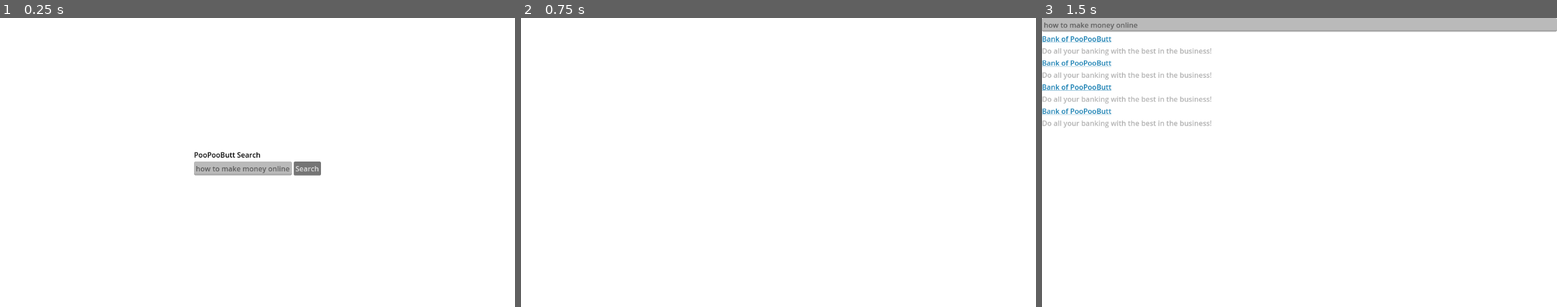
Above: before the commit, frames 1-3 (left to right).
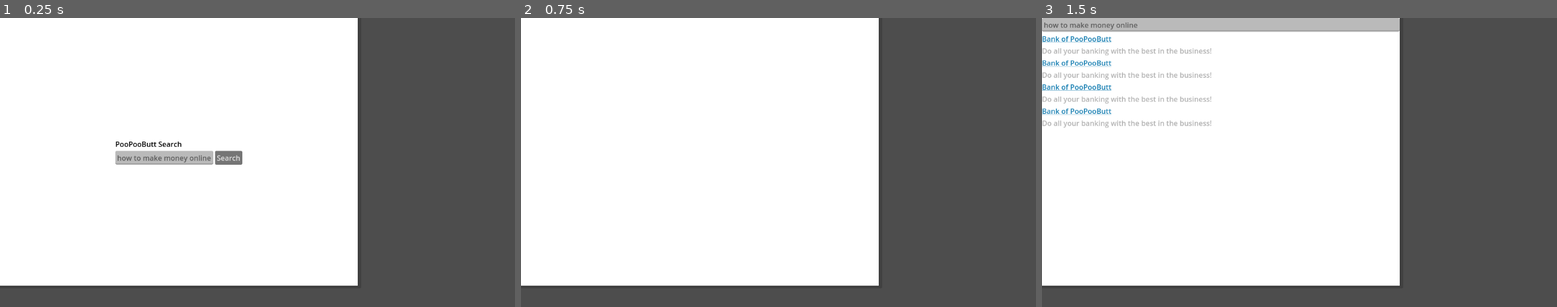
Above: after the commit, the same moments.

Repository: zsmitty2020/SSUFamJam25
Game: Godot game, scene res://Windows/Search/search_window.tscn
The game is run twice, just before and just after one commit, with the same random seed, the same clock (stepped at 60 frames per second) and the same inputs.
Inputs:
- Up to frame 1 (0.25 s): no input
- Up to frame 2 (0.75 s): click "Search" at 0.5 s
- Up to frame 3 (1.5 s): tap Enter at 1.25 s

The runs differ from the first frame. In frame 1, 38% of the frame differs, in the area x 0-100%, y 0-100%; in frame 2, 36%; in frame 3, 36%.

Commit message:
added autoload to hold data between scenes

Diff:
--- a/ssu-fam-jam-game-godot-project/Windows/Search/search_window.gd
+++ b/ssu-fam-jam-game-godot-project/Windows/Search/search_window.gd
@@ -6,3 +6,7 @@
 	$SearchResults.visible = true
 	await get_tree().create_timer(0.75).timeout
 	$SearchResults/VBoxContainer.visible = true
+
+
+func _on_url_meta_clicked(_meta: Variant) -> void:
+	pass
--- a/ssu-fam-jam-game-godot-project/Windows/Search/search_window.tscn
+++ b/ssu-fam-jam-game-godot-project/Windows/Search/search_window.tscn
@@ -8,7 +8,12 @@
 [sub_resource type="GradientTexture1D" id="GradientTexture1D_0ftlf"]
 gradient = SubResource("Gradient_kj3s0")
 
-[node name="SearchWindow" type="TextureRect"]
+[node name="Window" type="Window"]
+oversampling_override = 1.0
+title = "PooPooButt Search"
+size = Vector2i(800, 600)
+
+[node name="SearchWindow" type="TextureRect" parent="."]
 anchors_preset = 15
 anchor_right = 1.0
 anchor_bottom = 1.0
@@ -17,7 +22,7 @@
 texture = SubResource("GradientTexture1D_0ftlf")
 script = ExtResource("1_0ftlf")
 
-[node name="MainSearchScreen" type="CenterContainer" parent="."]
+[node name="MainSearchScreen" type="CenterContainer" parent="SearchWindow"]
 layout_mode = 1
 anchors_preset = 15
 anchor_right = 1.0
@@ -25,29 +30,29 @@
 grow_horizontal = 2
 grow_vertical = 2
 
-[node name="VBoxContainer" type="VBoxContainer" parent="MainSearchScreen"]
+[node name="VBoxContainer" type="VBoxContainer" parent="SearchWindow/MainSearchScreen"]
 layout_mode = 2
 
-[node name="Label" type="Label" parent="MainSearchScreen/VBoxContainer"]
+[node name="Label" type="Label" parent="SearchWindow/MainSearchScreen/VBoxContainer"]
 layout_mode = 2
 theme_override_colors/font_color = Color(0, 0, 0, 1)
 text = "PooPooButt Search"
 
-[node name="HBoxContainer" type="HBoxContainer" parent="MainSearchScreen/VBoxContainer"]
+[node name="HBoxContainer" type="HBoxContainer" parent="SearchWindow/MainSearchScreen/VBoxContainer"]
 layout_mode = 2
 
-[node name="LineEdit" type="LineEdit" parent="MainSearchScreen/VBoxContainer/HBoxContainer"]
+[node name="LineEdit" type="LineEdit" parent="SearchWindow/MainSearchScreen/VBoxContainer/HBoxContainer"]
 layout_mode = 2
 theme_override_colors/font_uneditable_color = Color(0, 0, 0, 0.5019608)
 text = "how to make money online"
 editable = false
 expand_to_text_length = true
 
-[node name="Button" type="Button" parent="MainSearchScreen/VBoxContainer/HBoxContainer"]
+[node name="Button" type="Button" parent="SearchWindow/MainSearchScreen/VBoxContainer/HBoxContainer"]
 layout_mode = 2
 text = "Search"
 
-[node name="SearchResults" type="ScrollContainer" parent="."]
+[node name="SearchResults" type="ScrollContainer" parent="SearchWindow"]
 visible = false
 layout_mode = 1
 anchors_preset = 15
@@ -56,23 +61,23 @@
 grow_horizontal = 2
 grow_vertical = 2
 
-[node name="VBoxContainer" type="VBoxContainer" parent="SearchResults"]
+[node name="VBoxContainer" type="VBoxContainer" parent="SearchWindow/SearchResults"]
 visible = false
 layout_mode = 2
 size_flags_horizontal = 3
 alignment = 1
 
-[node name="LineEdit" type="LineEdit" parent="SearchResults/VBoxContainer"]
+[node name="LineEdit" type="LineEdit" parent="SearchWindow/SearchResults/VBoxContainer"]
 layout_mode = 2
 theme_override_colors/font_uneditable_color = Color(0, 0, 0, 0.5019608)
 text = "how to make money online"
 editable = false
 expand_to_text_length = true
 
-[node name="Item" type="VBoxContainer" parent="SearchResults/VBoxContainer"]
+[node name="Item" type="VBoxContainer" parent="SearchWindow/SearchResults/VBoxContainer"]
 layout_mode = 2
 
-[node name="Url" type="RichTextLabel" parent="SearchResults/VBoxContainer/Item"]
+[node name="Url" type="RichTextLabel" parent="SearchWindow/SearchResults/VBoxContainer/Item"]
 layout_mode = 2
 theme_override_colors/default_color = Color(0.08267499, 0.4922912, 0.6973153, 1)
 bbcode_enabled = true
@@ -80,17 +85,17 @@
 "
 fit_content = true
 
-[node name="Description" type="RichTextLabel" parent="SearchResults/VBoxContainer/Item"]
+[node name="Description" type="RichTextLabel" parent="SearchWindow/SearchResults/VBoxContainer/Item"]
 layout_mode = 2
 theme_override_colors/default_color = Color(0.6941206, 0.6941206, 0.6941205, 1)
 bbcode_enabled = true
 text = "Do all your banking with the best in the business!"
 fit_content = true
 
-[node name="Item2" type="VBoxContainer" parent="SearchResults/VBoxContainer"]
+[node name="Item2" type="VBoxContainer" parent="SearchWindow/SearchResults/VBoxContainer"]
 layout_mode = 2
 
-[node name="Url" type="RichTextLabel" parent="SearchResults/VBoxContainer/Item2"]
+[node name="Url" type="RichTextLabel" parent="SearchWindow/SearchResults/VBoxContainer/Item2"]
 layout_mode = 2
 theme_override_colors/default_color = Color(0.08267499, 0.4922912, 0.6973153, 1)
 bbcode_enabled = true
@@ -98,17 +103,17 @@
 "
 fit_content = true
 
-[node name="Description" type="RichTextLabel" parent="SearchResults/VBoxContainer/Item2"]
+[node name="Description" type="RichTextLabel" parent="SearchWindow/SearchResults/VBoxContainer/Item2"]
 layout_mode = 2
 theme_override_colors/default_color = Color(0.6941206, 0.6941206, 0.6941205, 1)
 bbcode_enabled = true
 text = "Do all your banking with the best in the business!"
 fit_content = true
 
-[node name="Item3" type="VBoxContainer" parent="SearchResults/VBoxContainer"]
+[node name="Item3" type="VBoxContainer" parent="SearchWindow/SearchResults/VBoxContainer"]
 layout_mode = 2
 
-[node name="Url" type="RichTextLabel" parent="SearchResults/VBoxContainer/Item3"]
+[node name="Url" type="RichTextLabel" parent="SearchWindow/SearchResults/VBoxContainer/Item3"]
 layout_mode = 2
 theme_override_colors/default_color = Color(0.08267499, 0.4922912, 0.6973153, 1)
 bbcode_enabled = true
@@ -116,17 +121,17 @@
 "
 fit_content = true
 
-[node name="Description" type="RichTextLabel" parent="SearchResults/VBoxContainer/Item3"]
+[node name="Description" type="RichTextLabel" parent="SearchWindow/SearchResults/VBoxContainer/Item3"]
 layout_mode = 2
 theme_override_colors/default_color = Color(0.6941206, 0.6941206, 0.6941205, 1)
 bbcode_enabled = true
 text = "Do all your banking with the best in the business!"
 fit_content = true
 
-[node name="Item4" type="VBoxContainer" parent="SearchResults/VBoxContainer"]
+[node name="Item4" type="VBoxContainer" parent="SearchWindow/SearchResults/VBoxContainer"]
 layout_mode = 2
 
-[node name="Url" type="RichTextLabel" parent="SearchResults/VBoxContainer/Item4"]
+[node name="Url" type="RichTextLabel" parent="SearchWindow/SearchResults/VBoxContainer/Item4"]
 layout_mode = 2
 theme_override_colors/default_color = Color(0.08267499, 0.4922912, 0.6973153, 1)
 bbcode_enabled = true
@@ -134,11 +139,12 @@
 "
 fit_content = true
 
-[node name="Description" type="RichTextLabel" parent="SearchResults/VBoxContainer/Item4"]
+[node name="Description" type="RichTextLabel" parent="SearchWindow/SearchResults/VBoxContainer/Item4"]
 layout_mode = 2
 theme_override_colors/default_color = Color(0.6941206, 0.6941206, 0.6941205, 1)
 bbcode_enabled = true
 text = "Do all your banking with the best in the business!"
 fit_content = true
 
-[connection signal="pressed" from="MainSearchScreen/VBoxContainer/HBoxContainer/Button" to="." method="_on_button_pressed"]
+[connection signal="pressed" from="SearchWindow/MainSearchScreen/VBoxContainer/HBoxContainer/Button" to="SearchWindow" method="_on_button_pressed"]
+[connection signal="meta_clicked" from="SearchWindow/SearchResults/VBoxContainer/Item/Url" to="SearchWindow" method="_on_url_meta_clicked"]
--- /dev/null
+++ b/ssu-fam-jam-game-godot-project/global_data.gd
@@ -0,0 +1,4 @@
+extends Node
+
+var inventory = {}
+var balance = 0
--- a/ssu-fam-jam-game-godot-project/main.tscn
+++ b/ssu-fam-jam-game-godot-project/main.tscn
@@ -1,4 +1,6 @@
-[gd_scene format=3 uid="uid://sv0nyfpwoil7"]
+[gd_scene load_steps=2 format=3 uid="uid://sv0nyfpwoil7"]
+
+[ext_resource type="PackedScene" uid="uid://dfp36yjnfafbp" path="res://Windows/Search/search_window.tscn" id="1_ig7tw"]
 
 [node name="Control" type="Control"]
 layout_mode = 3
@@ -7,3 +9,5 @@
 anchor_bottom = 1.0
 grow_horizontal = 2
 grow_vertical = 2
+
+[node name="Window" parent="." instance=ExtResource("1_ig7tw")]
--- a/ssu-fam-jam-game-godot-project/project.godot
+++ b/ssu-fam-jam-game-godot-project/project.godot
@@ -14,3 +14,7 @@
 run/main_scene="uid://dfp36yjnfafbp"
 config/features=PackedStringArray("4.5", "Forward Plus")
 config/icon="res://icon.svg"
+
+[autoload]
+
+GlobalData="*res://global_data.gd"
Not shown, added: ssu-fam-jam-game-godot-project/global_data.gd.uid
